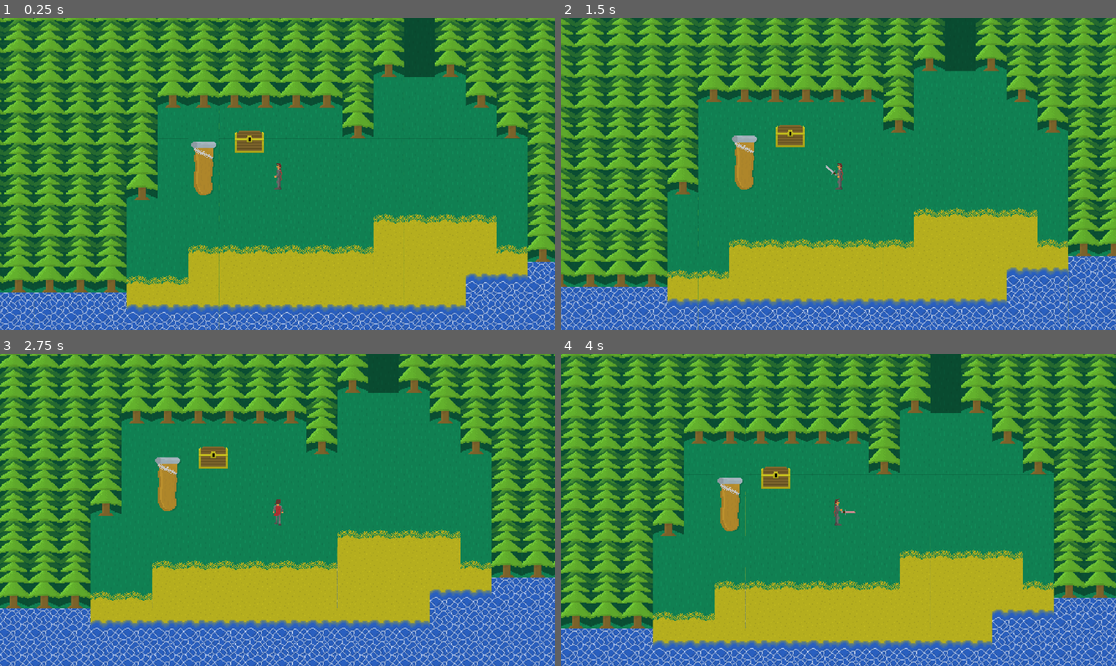
Above: before the commit, frames 1-4 (two rows, left to right).
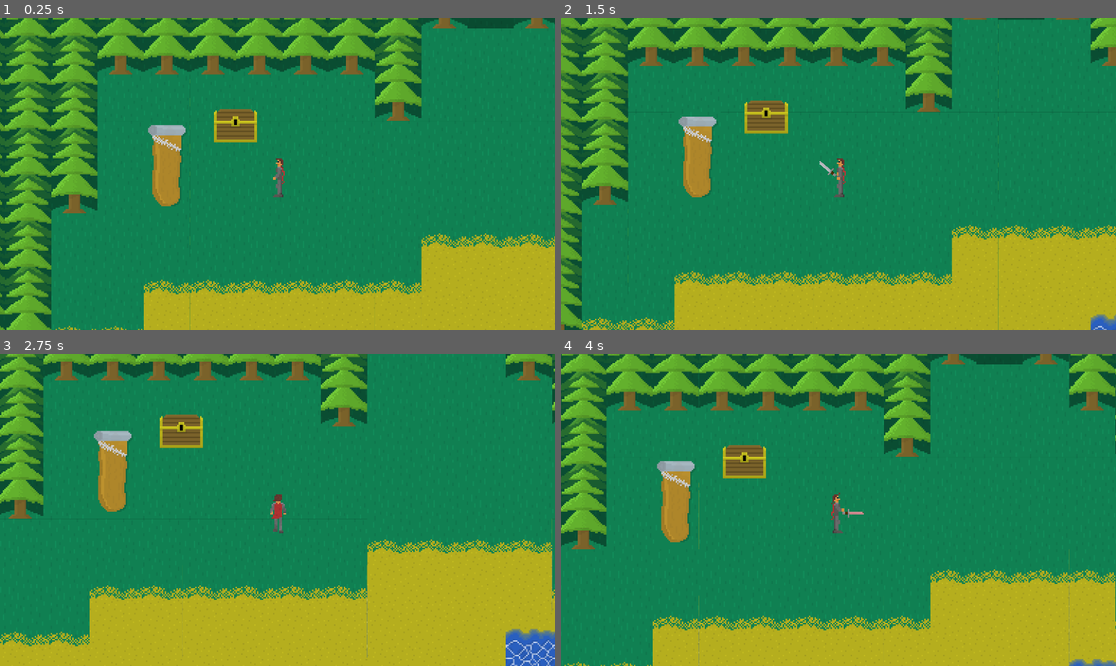
Above: after the commit, the same moments.

Repository: Flying-Octopus-Team/New-Lands
Game: Godot game, scene res://Hub/Hub.tscn
The game is run twice, just before and just after one commit, with the same random seed, the same clock (stepped at 60 frames per second) and the same inputs. The engine's default icon, where the game draws it, is replaced by a stand-in: a white triangle on a blue panel in a dark square.
Inputs (mouse positions are in pixels of both pictures, inside the frame that each line leads up to):
- Up to frame 1 (0.25 s): no input
- Up to frame 2 (1.5 s): tap Enter (ui_accept) at 0.5, 0.77 s; move the mouse to (960, 158) at 0.52 s; hold Right (ui_right) 0.53-1.28 s; click (960, 158) at 0.6 s; move the mouse to (727, 189) at 1.27 s; hold Down (ui_down) from 1.28 s (still down); click (727, 189) at 1.35 s
- Up to frame 3 (2.75 s): tap Enter (ui_accept) at 1.52 s; move the mouse to (333, 441) at 2.02 s; release Down (ui_down) at 2.03 s; hold Right (ui_right) from 2.03 s (still down); click (333, 441) at 2.1 s
- Up to frame 4 (4 s): move the mouse to (810, 572) at 2.77 s; release Right (ui_right) at 2.78 s; hold Up (ui_up) 2.78-3.53 s; click (810, 572) at 2.85 s; tap Enter (ui_accept) at 3.02, 3.77 s; move the mouse to (1005, 556) at 3.52 s; hold Left (ui_left) from 3.53 s (still down); click (1005, 556) at 3.6 s

The runs differ from the first frame. In frame 1, 60% of the frame differs, in the area x 0-100%, y 0-100%; in frame 2, 60%; in frame 3, 61%; in frame 4, 61%.

Commit message:
Fixed merge problems in Items_implementation branch

Diff:
--- a/Assets/Tilesets/tileset_area1.tres
+++ b/Assets/Tilesets/tileset_area1.tres
@@ -30,6 +30,11 @@
 0/tile_mode = 0
 0/occluder_offset = Vector2( 0, 0 )
 0/navigation_offset = Vector2( 0, 0 )
+0/shape_offset = Vector2( 0, 0 )
+0/shape_transform = Transform2D( 1, 0, 0, 1, 0, 0 )
+0/shape = SubResource( 1 )
+0/shape_one_way = false
+0/shape_one_way_margin = 1.0
 0/shapes = [ {
 "autotile_coord": Vector2( 0, 0 ),
 "one_way": false,
@@ -46,6 +51,11 @@
 1/tile_mode = 0
 1/occluder_offset = Vector2( 0, 0 )
 1/navigation_offset = Vector2( 0, 0 )
+1/shape_offset = Vector2( 0, 0 )
+1/shape_transform = Transform2D( 1, 0, 0, 1, 0, 0 )
+1/shape = SubResource( 2 )
+1/shape_one_way = false
+1/shape_one_way_margin = 1.0
 1/shapes = [ {
 "autotile_coord": Vector2( 0, 0 ),
 "one_way": false,
@@ -62,6 +72,11 @@
 2/tile_mode = 0
 2/occluder_offset = Vector2( 0, 0 )
 2/navigation_offset = Vector2( 0, 0 )
+2/shape_offset = Vector2( 0, 0 )
+2/shape_transform = Transform2D( 1, 0, 0, 1, 0, 0 )
+2/shape = SubResource( 3 )
+2/shape_one_way = false
+2/shape_one_way_margin = 1.0
 2/shapes = [ {
 "autotile_coord": Vector2( 0, 0 ),
 "one_way": false,
@@ -78,6 +93,11 @@
 3/tile_mode = 0
 3/occluder_offset = Vector2( 0, 0 )
 3/navigation_offset = Vector2( 0, 0 )
+3/shape_offset = Vector2( 0, 0 )
+3/shape_transform = Transform2D( 1, 0, 0, 1, 0, 0 )
+3/shape = SubResource( 4 )
+3/shape_one_way = false
+3/shape_one_way_margin = 1.0
 3/shapes = [ {
 "autotile_coord": Vector2( 0, 0 ),
 "one_way": false,
@@ -94,6 +114,11 @@
 4/tile_mode = 0
 4/occluder_offset = Vector2( 0, 0 )
 4/navigation_offset = Vector2( 0, 0 )
+4/shape_offset = Vector2( 0, 0 )
+4/shape_transform = Transform2D( 1, 0, 0, 1, 0, 0 )
+4/shape = SubResource( 5 )
+4/shape_one_way = false
+4/shape_one_way_margin = 1.0
 4/shapes = [ {
 "autotile_coord": Vector2( 0, 0 ),
 "one_way": false,
@@ -111,5 +136,9 @@
 5/occluder_offset = Vector2( 0, 0 )
 5/navigation_offset = Vector2( 0, 0 )
 5/navigation = SubResource( 6 )
+5/shape_offset = Vector2( 0, 0 )
+5/shape_transform = Transform2D( 1, 0, 0, 1, 0, 0 )
+5/shape_one_way = false
+5/shape_one_way_margin = 0.0
 5/shapes = [  ]
 5/z_index = 0
--- a/Assets/Tilesets/tileset_hub.tres
+++ b/Assets/Tilesets/tileset_hub.tres
@@ -32,6 +32,11 @@
 0/tile_mode = 0
 0/occluder_offset = Vector2( 0, 0 )
 0/navigation_offset = Vector2( 0, 0 )
+0/shape_offset = Vector2( 0, 0 )
+0/shape_transform = Transform2D( 1, 0, 0, 1, 0, 0 )
+0/shape = SubResource( 1 )
+0/shape_one_way = false
+0/shape_one_way_margin = 1.0
 0/shapes = [ {
 "autotile_coord": Vector2( 0, 0 ),
 "one_way": false,
@@ -48,6 +53,11 @@
 1/tile_mode = 0
 1/occluder_offset = Vector2( 0, 0 )
 1/navigation_offset = Vector2( 0, 0 )
+1/shape_offset = Vector2( 0, 0 )
+1/shape_transform = Transform2D( 1, 0, 0, 1, 0, 0 )
+1/shape = SubResource( 2 )
+1/shape_one_way = false
+1/shape_one_way_margin = 1.0
 1/shapes = [ {
 "autotile_coord": Vector2( 0, 0 ),
 "one_way": false,
@@ -64,6 +74,11 @@
 2/tile_mode = 0
 2/occluder_offset = Vector2( 0, 0 )
 2/navigation_offset = Vector2( 0, 0 )
+2/shape_offset = Vector2( 0, 0 )
+2/shape_transform = Transform2D( 1, 0, 0, 1, 0, 0 )
+2/shape = SubResource( 3 )
+2/shape_one_way = false
+2/shape_one_way_margin = 1.0
 2/shapes = [ {
 "autotile_coord": Vector2( 0, 0 ),
 "one_way": false,
@@ -80,6 +95,11 @@
 3/tile_mode = 0
 3/occluder_offset = Vector2( 0, 0 )
 3/navigation_offset = Vector2( 0, 0 )
+3/shape_offset = Vector2( 0, 0 )
+3/shape_transform = Transform2D( 1, 0, 0, 1, 0, 0 )
+3/shape = SubResource( 4 )
+3/shape_one_way = false
+3/shape_one_way_margin = 1.0
 3/shapes = [ {
 "autotile_coord": Vector2( 0, 0 ),
 "one_way": false,
@@ -96,6 +116,11 @@
 4/tile_mode = 0
 4/occluder_offset = Vector2( 0, 0 )
 4/navigation_offset = Vector2( 0, 0 )
+4/shape_offset = Vector2( 0, 0 )
+4/shape_transform = Transform2D( 1, 0, 0, 1, 0, 0 )
+4/shape = SubResource( 5 )
+4/shape_one_way = false
+4/shape_one_way_margin = 1.0
 4/shapes = [ {
 "autotile_coord": Vector2( 0, 0 ),
 "one_way": false,
@@ -112,6 +137,10 @@
 5/tile_mode = 0
 5/occluder_offset = Vector2( 0, 0 )
 5/navigation_offset = Vector2( 0, 0 )
+5/shape_offset = Vector2( 0, 0 )
+5/shape_transform = Transform2D( 1, 0, 0, 1, 0, 0 )
+5/shape_one_way = false
+5/shape_one_way_margin = 0.0
 5/shapes = [  ]
 5/z_index = 0
 6/name = "tileset_hub.png 6"
@@ -122,6 +151,10 @@
 6/tile_mode = 0
 6/occluder_offset = Vector2( 0, 0 )
 6/navigation_offset = Vector2( 0, 0 )
+6/shape_offset = Vector2( 0, 0 )
+6/shape_transform = Transform2D( 1, 0, 0, 1, 0, 0 )
+6/shape_one_way = false
+6/shape_one_way_margin = 0.0
 6/shapes = [  ]
 6/z_index = 0
 7/name = "tileset_hub.png 7"
@@ -132,6 +165,10 @@
 7/tile_mode = 0
 7/occluder_offset = Vector2( 0, 0 )
 7/navigation_offset = Vector2( 0, 0 )
+7/shape_offset = Vector2( 0, 0 )
+7/shape_transform = Transform2D( 1, 0, 0, 1, 0, 0 )
+7/shape_one_way = false
+7/shape_one_way_margin = 0.0
 7/shapes = [  ]
 7/z_index = 0
 8/name = "tileset_hub.png 8"
@@ -142,6 +179,11 @@
 8/tile_mode = 0
 8/occluder_offset = Vector2( 0, 0 )
 8/navigation_offset = Vector2( 0, 0 )
+8/shape_offset = Vector2( 0, 0 )
+8/shape_transform = Transform2D( 1, 0, 0, 1, 0, 0 )
+8/shape = SubResource( 6 )
+8/shape_one_way = false
+8/shape_one_way_margin = 1.0
 8/shapes = [ {
 "autotile_coord": Vector2( 0, 0 ),
 "one_way": false,
@@ -158,6 +200,11 @@
 9/tile_mode = 0
 9/occluder_offset = Vector2( 0, 0 )
 9/navigation_offset = Vector2( 0, 0 )
+9/shape_offset = Vector2( 0, 0 )
+9/shape_transform = Transform2D( 1, 0, 0, 1, 0, 0 )
+9/shape = SubResource( 7 )
+9/shape_one_way = false
+9/shape_one_way_margin = 1.0
 9/shapes = [ {
 "autotile_coord": Vector2( 0, 0 ),
 "one_way": false,
--- a/Entities/Enemies/Dog/Dog.tscn
+++ b/Entities/Enemies/Dog/Dog.tscn
@@ -15,6 +15,9 @@
 [node name="EnemyAttackHitbox" parent="." index="6"]
 rotation = 2.0944
 
+[node name="CollisionShape2D" parent="EnemyAttackHitbox" index="2"]
+disabled = false
+
 [node name="AnimationTree" parent="EnemyAttackHitbox" index="3"]
 parameters/playback = SubResource( 2 )
 
--- a/Entities/Enemies/shared/Enemy.gd
+++ b/Entities/Enemies/shared/Enemy.gd
@@ -6,10 +6,12 @@
 
 onready var  animationTree = $AnimationTree
 onready var animationState = animationTree.get('parameters/playback')
+onready var map = get_parent().get_parent()
 var seen_player = false
 var target_cords = Vector2(0, 0)
 var player_reference = null
 var is_attacking = false
+var path = []
 
 func _ready():
 	$HitboxArea.connect("deal_damage", self, "take_damage")
@@ -20,8 +22,7 @@
 
 	if(seen_player == true and player_reference.alive == false):
 		seen_player = false
-
-	if(seen_player and !is_attacking):
+	if(seen_player and !is_attacking and path.size() > 0):
 		rotate_to_player()
 		chase_player(delta)
 	else:
@@ -50,14 +51,32 @@
 		target_cords = body.global_position
 		seen_player = true
 		player_reference = body
+		path = get_path_to_target(body)
+
 
 func chase_player(delta):
-	var chase_vector = player_reference.global_position - self.global_position
-	var collision = move_and_collide(chase_vector.normalized() * movement_speed * delta)
+	var target = path[0]
+	var collision = null
+
+	var distance_to_walk = movement_speed * delta
+	while distance_to_walk > 0 and path.size() > 0:
+		var distance_to_next_point = global_position.distance_to(path[0])
+		if distance_to_walk <= distance_to_next_point:
+			collision = move_and_collide(global_position.direction_to(path[0]).normalized() * movement_speed * delta)
+		else:
+			global_position = path[0]
+			path = get_path_to_target(player_reference)
+			path.remove(0)
+
+		distance_to_walk -= distance_to_next_point
+
 
 	if(collision):
-		is_attacking = true
-		attack()
+		if collision.collider.name == "Player":
+			is_attacking = true
+			attack()
+		else:
+			path = get_path_to_target(player_reference)
 
 func take_damage(dmg):
 	health -= dmg
@@ -66,3 +85,7 @@
 
 func die():
 	self.queue_free()
+
+func get_path_to_target(target):
+	var path = map.get_simple_path(global_position, target.global_position, false)
+	return path
--- a/Entities/Enemies/shared/Enemy.tscn
+++ b/Entities/Enemies/shared/Enemy.tscn
@@ -3,9 +3,7 @@
 [ext_resource path="res://Entities/Enemies/graphics/dog_spritesheet.png" type="Texture" id=1]
 [ext_resource path="res://Entities/Enemies/shared/Enemy.gd" type="Script" id=2]
 [ext_resource path="res://Entities/shared/HitboxArea.tscn" type="PackedScene" id=3]
-
 [ext_resource path="res://Items/Weapons/shared/Weapon.tscn" type="PackedScene" id=4]
-
 
 [sub_resource type="CircleShape2D" id=1]
 radius = 429.81
@@ -31,7 +29,6 @@
 
 [sub_resource type="Animation" id=4]
 step = 0.05
-
 tracks/0/type = "value"
 tracks/0/path = NodePath("Sprite:frame")
 tracks/0/interp = 1
@@ -47,7 +44,6 @@
 
 [sub_resource type="Animation" id=5]
 step = 0.05
-
 tracks/0/type = "value"
 tracks/0/path = NodePath("Sprite:frame")
 tracks/0/interp = 1
@@ -63,7 +59,6 @@
 
 [sub_resource type="Animation" id=6]
 step = 0.05
-
 tracks/0/type = "value"
 tracks/0/path = NodePath("Sprite:frame")
 tracks/0/interp = 1
@@ -319,7 +314,6 @@
 [sub_resource type="RectangleShape2D" id=38]
 extents = Vector2( 81.1661, 79.8089 )
 
-
 [sub_resource type="Animation" id=39]
 resource_name = "EnemyAttackDown"
 step = 0.05
@@ -525,20 +519,22 @@
 
 [node name="AnimationPlayer" parent="EnemyAttackHitbox" index="0"]
 anims/EnemyAttackDown = SubResource( 39 )
-anims/EnemyAttackLeft = SubResource( 47 )
-anims/EnemyAttackRigth = SubResource( 49 )
-anims/EnemyAttackUp = SubResource( 48 )
+anims/EnemyAttackLeft = SubResource( 40 )
+anims/EnemyAttackRigth = SubResource( 41 )
+anims/EnemyAttackUp = SubResource( 42 )
 
 [node name="Sprite" parent="EnemyAttackHitbox" index="1"]
 visible = false
 
 [node name="AnimationTree" type="AnimationTree" parent="EnemyAttackHitbox"]
-tree_root = SubResource( 44 )
+tree_root = SubResource( 51 )
 anim_player = NodePath("../AnimationPlayer")
 active = true
-parameters/playback = SubResource( 45 )
+parameters/playback = SubResource( 52 )
 parameters/Attack/blend_position = Vector2( 0, 0 )
 parameters/Nothing/blend_position = Vector2( 0, 0 )
+
+[node name="Line2D" type="Line2D" parent="."]
 [connection signal="body_entered" from="AggroArea" to="." method="_on_AggroArea_body_entered"]
 
 [editable path="HitboxArea"]
--- a/Entities/Player/Player.tscn
+++ b/Entities/Player/Player.tscn
@@ -7,8 +7,9 @@
 
 [sub_resource type="AnimationNodeStateMachinePlayback" id=1]
 
-[sub_resource type="RectangleShape2D" id=2]
-extents = Vector2( 45.7888, 63.1555 )
+[sub_resource type="CapsuleShape2D" id=2]
+radius = 47.8941
+height = 107.686
 
 [sub_resource type="Animation" id=3]
 length = 0.5
@@ -307,10 +308,10 @@
 start_node = "Standing"
 graph_offset = Vector2( 0, 58.434 )
 
-[sub_resource type="AnimationNodeStateMachinePlayback" id=37]
-
-[sub_resource type="RectangleShape2D" id=38]
-extents = Vector2( 39.4588, 132.708 )
+[sub_resource type="AnimationNodeStateMachinePlayback" id=38]
+
+[sub_resource type="RectangleShape2D" id=37]
+extents = Vector2( 46.8415, 134.958 )
 
 [node name="Player" type="KinematicBody2D"]
 script = ExtResource( 1 )
@@ -325,13 +326,14 @@
 parameters/playback = SubResource( 1 )
 
 [node name="CollisionShape2D" type="CollisionShape2D" parent="."]
-position = Vector2( 4.78693, 93.8211 )
+position = Vector2( 4.21057, 59.9999 )
 shape = SubResource( 2 )
 
 [node name="Sprite" type="Sprite" parent="."]
 texture = ExtResource( 2 )
 vframes = 12
 hframes = 5
+frame = 3
 
 [node name="AnimationPlayer" type="AnimationPlayer" parent="."]
 anims/AttackDown = SubResource( 3 )
@@ -352,20 +354,20 @@
 tree_root = SubResource( 36 )
 anim_player = NodePath("../AnimationPlayer")
 active = true
-parameters/playback = SubResource( 37 )
+parameters/playback = SubResource( 38 )
 parameters/Attack/blend_position = Vector2( 0.25429, 0.0948277 )
 parameters/Moving/blend_position = Vector2( 0, 0 )
 parameters/Standing/blend_position = Vector2( 0, 0 )
 
 [node name="Camera2D" type="Camera2D" parent="."]
 current = true
-zoom = Vector2( 3, 3 )
+zoom = Vector2( 2, 2 )
 
 [node name="HitboxArea" parent="." instance=ExtResource( 5 )]
 
 [node name="CollisionShape2D" parent="HitboxArea" index="0"]
-position = Vector2( 5.26312, 23.7477 )
-shape = SubResource( 38 )
+position = Vector2( 6.31573, 24.8003 )
+shape = SubResource( 37 )
 
 [editable path="Weapon"]
 
--- /dev/null
+++ b/Scripts/SaveSystem.gd
@@ -0,0 +1,85 @@
+extends Node
+
+var autosave = Timer.new()
+
+var equipped_items = {
+	"Sword": null,
+	"Axe": null,
+	"Spear": null,
+	"Chestplate": null,
+	"Helmet": null,
+	"Leggings": null,
+	"Boots": null,
+	"Ring": null,
+	"Necklace": null
+}
+
+func _ready():
+	load_worn_items()
+	load_chest()
+
+	autosave.wait_time = 1
+	autosave.connect("timeout",self,"save_worn_items")
+	autosave.connect("timeout",self,"save_chest")
+	add_child(autosave)
+	autosave.start()
+
+
+
+func save_worn_items():
+	for item in EquipmentManager.worn_items:
+		if(EquipmentManager.worn_items[item] != null):
+			equipped_items[item] = EquipmentManager.worn_items[item].filename
+
+	var file = File.new()
+	if file.open("res://Save/worn_items.json", File.WRITE) != 0:
+		print("Error opening file")
+		return
+
+	file.store_line(to_json(equipped_items))
+	file.close()
+
+func save_chest():
+	var file = File.new()
+	if file.open("res://Save/chest_items", File.WRITE) != 0:
+		print("Error opening file")
+		return
+
+	for item in EquipmentManager.chest:
+		file.store_line(item.filename)
+	file.close()
+
+func load_worn_items():
+	var file = File.new()
+	if file.open("res://Save/worn_items.json", File.READ) != 0:
+		print("Error opening file")
+		return
+
+	var data = {}
+	data = parse_json(file.get_line())
+
+	for item in EquipmentManager.worn_items:
+		if(data[item] != null):
+			EquipmentManager.worn_items[item] = load(str(data[item])).instance()
+
+	file.close()
+
+
+func load_chest():
+	EquipmentManager.chest.clear()
+	var file = File.new()
+	if file.open("res://Save/chest_items", File.READ) != 0:
+		print("Error opening file")
+		return
+
+	var data = []
+	var index = 0
+
+	while not file.eof_reached():
+		data.append(file.get_line())
+
+	for i in range(data.size()):
+		if(str(data[i]) != ""):
+			EquipmentManager.chest.append(load(str(data[i])).instance())
+
+	file.close()
--- a/World/Map/Map.tscn
+++ b/World/Map/Map.tscn
@@ -2,5 +2,5 @@
 
 [ext_resource path="res://World/Map/Map.gd" type="Script" id=1]
 
-[node name="Map" type="Node2D"]
+[node name="Map" type="Navigation2D"]
 script = ExtResource( 1 )
--- a/project.godot
+++ b/project.godot
@@ -22,6 +22,7 @@
 [autoload]
 
 EquipmentManager="*res://Scripts/EquipmentManager.gd"
+SaveSystem="*res://Scripts/SaveSystem.gd"
 
 [display]
 
Not shown: 4 places in Entities/Enemies/shared/Enemy.tscn that only renumber resources
